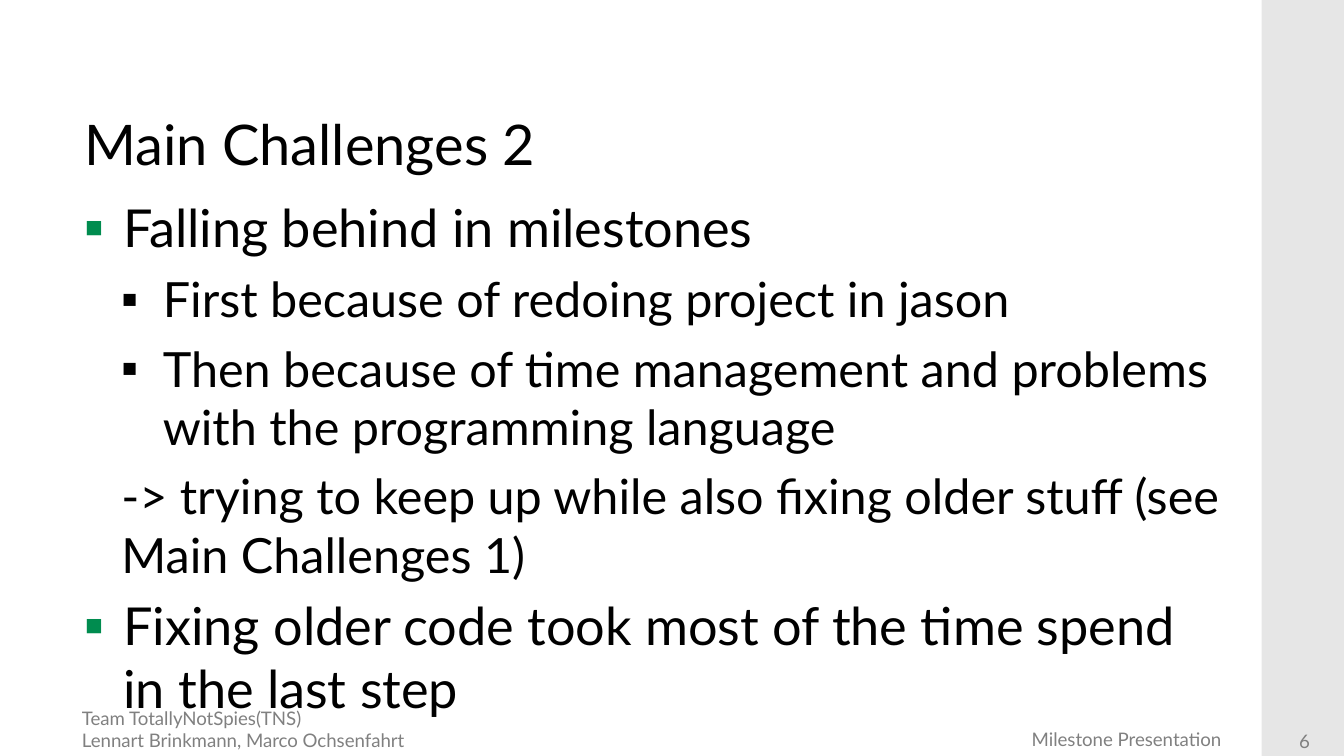
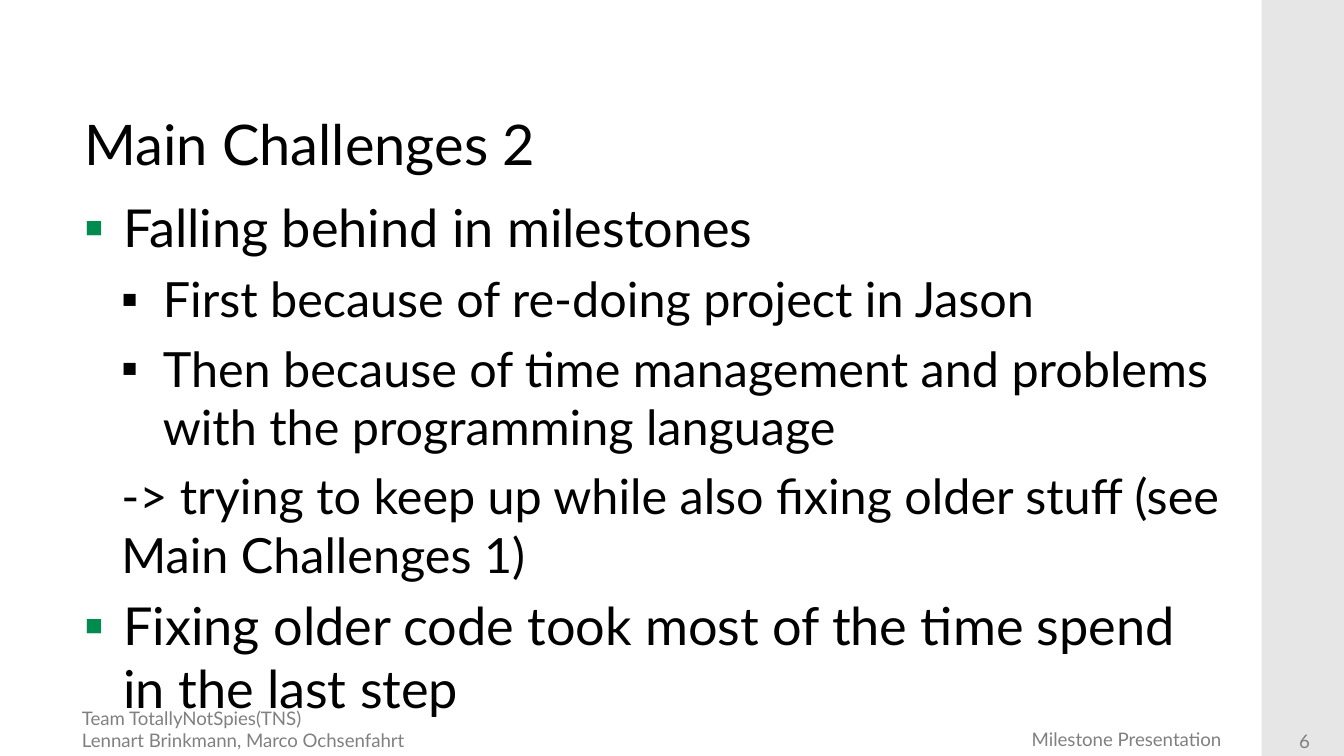
Before and after one commit to DieMango/PiB_Bri_Och, a slide deck: slide 6 of FinalPresentation.pptx. Drawn at 1344x756 pixels with LibreOffice and Linux fonts; fonts in the diff are those of the drawing; background and template pictures are left out. Boxes give left, top, right and bottom in pixels: in the first picture for what was removed or moved away, otherwise in the second. Text is boxed around its words. In the diff, an @@ line names an element or a change of style, - is before the commit and + after.

```diff
--- a/FinalPresentation.pptx
+++ b/FinalPresentation.pptx
@@ text at (163,281,1034,326): text changed @@
-  ▪ First because of redoing project in jason
+  ▪ First because of re-doing project in Jason
```
Also in this commit, not shown: 8 other slides changed.
